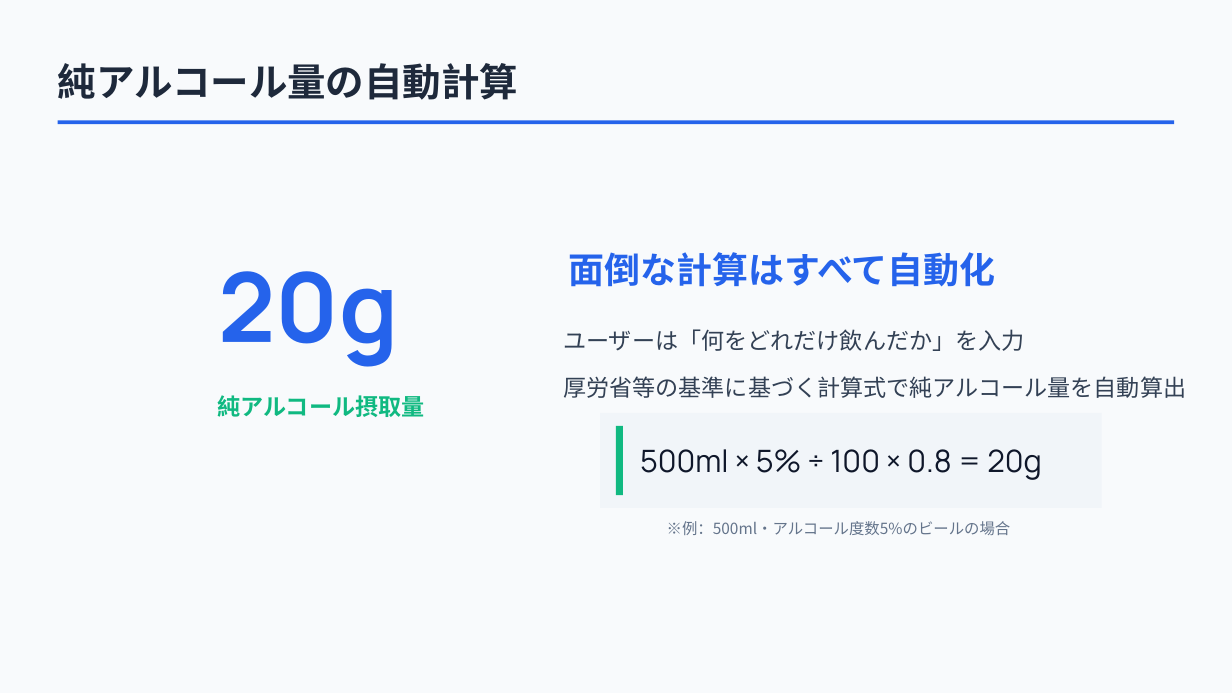
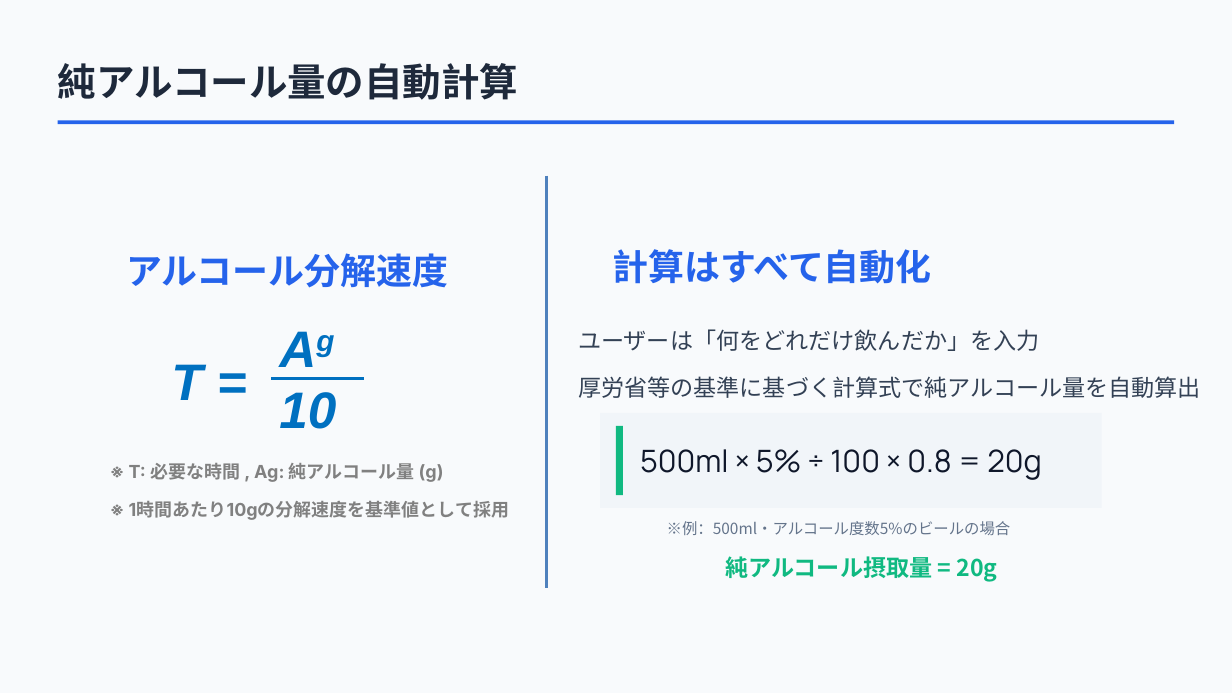
Before and after one commit to Hoshi0529/mobile-training, a slide deck: slide 7 of アルコールレコード 提案資料.pptx (slide 6 before the commit). Drawn at 1232x693 pixels with LibreOffice and Linux fonts; fonts in the diff are those of the drawing; background and template pictures are left out. Boxes give left, top, right and bottom in pixels: in the first picture for what was removed or moved away, otherwise in the second. Text is boxed around its words. In the diff, an @@ line names an element or a change of style, - is before the commit and + after.

```diff
--- a/アルコールレコード 提案資料.pptx
+++ b/アルコールレコード 提案資料.pptx
@@ line added from (547, 176) to (547, 588), #4F81BD 2 pt @@
@@ text added at (126,253,448,288), 28 pt, text #2563EB, bold @@
+アルコール分解速度
@@ text at (613,249,932,284): text changed @@
-面倒な計算はすべて自動化
+計算はすべて自動化
@@ text removed at (219,271,399,367) @@
-20g
@@ text "ユーザーは「何をどれだけ飲んだか」を入力": place and size @@
-text "ユーザーは「何をどれだけ飲んだか」を入力" at (563,329,1186,398)
+text "ユーザーは「何をどれだけ飲んだか」を入力" at (578,329,1201,398)
@@ text added at (171,364,202,400), 40 pt, text #0070C0, bold, italic @@
+T =
@@ line added from (271, 379) to (364, 379), #0070C0 3 pt @@
@@ text added at (279,392,336,429), 40 pt, text #0070C0, bold, italic @@
+Ag
+10
@@ text added at (129,463,444,482), 14 pt, text #808080, bold @@
+※ T: 必要な時間 , Ag: 純アルコール量 (g)
@@ text added at (129,501,510,520), 14 pt, text #808080, bold @@
+※ 1時間あたり10gの分解速度を基準値として採用
@@ text at (725,556,998,581): text changed @@
-純アルコール摂取量
+純アルコール摂取量 = 20g
```
Also in this commit, not shown: 11 other slides changed, 1 slide added, 1 slide removed.
